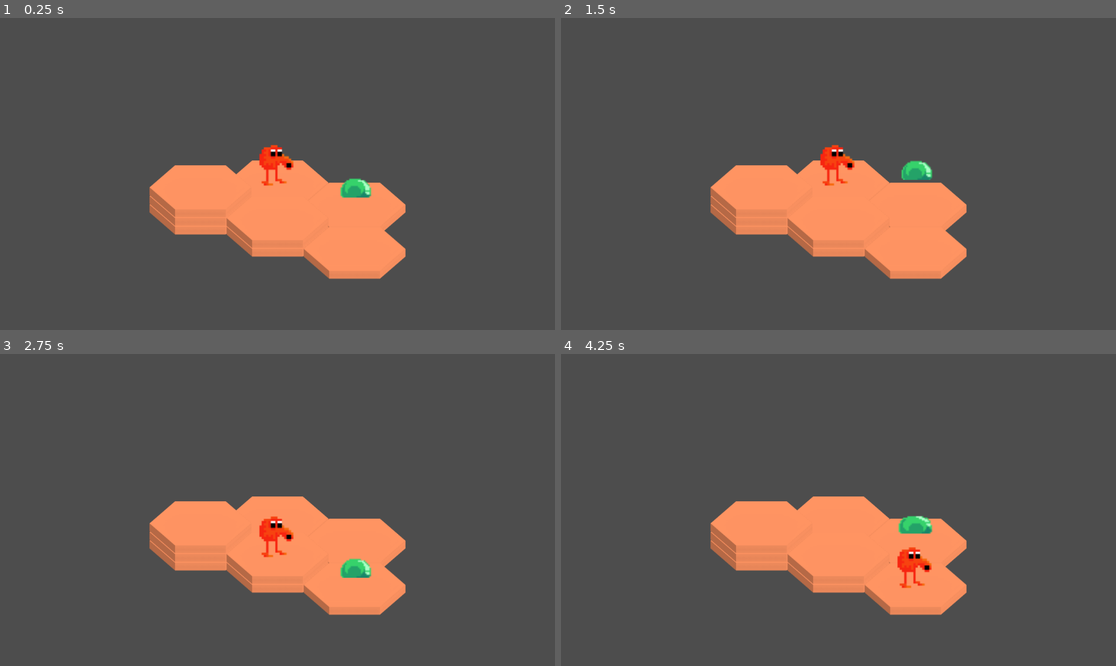
Above: before the commit, frames 1-4 (two rows, left to right).
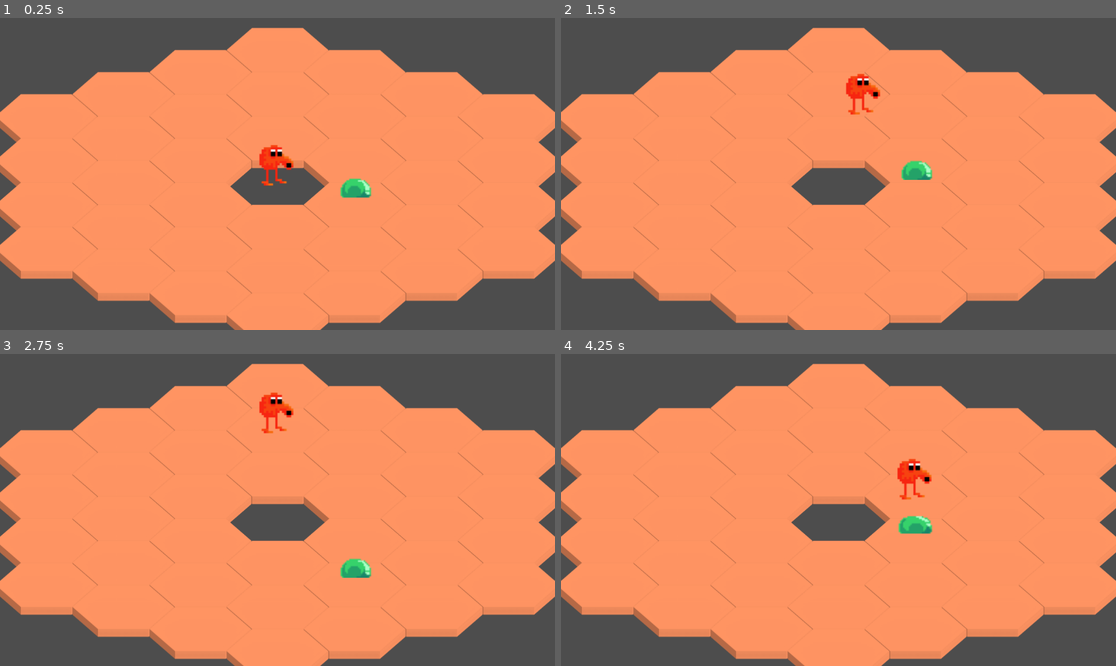
Above: after the commit, the same moments.

Repository: JayAiJoe/SlimeScaper
Game: Godot game, scene res://Scenes/map2d.tscn
Same seed, same stepped clock (60 frames per second), same inputs: the game is played once before the commit and once after it.
Inputs:
- Up to frame 1 (0.25 s): no input
- Up to frame 2 (1.5 s): hold Right (ui_right) 0.53-1.28 s; tap W (move_N) at 0.6 s; tap E (move_NE) at 0.8, 1.35 s; hold Down (ui_down) from 1.28 s (still down)
- Up to frame 3 (2.75 s): tap Q (move_NW) at 1.55, 2.1 s; release Down (ui_down) at 2.03 s; hold Right (ui_right) from 2.03 s (still down); tap S (move_S) at 2.3 s
- Up to frame 4 (4.25 s): release Right (ui_right) at 2.78 s; hold Up (ui_up) 2.78-3.53 s; tap S (move_S) at 2.85 s; tap D (move_SE) at 3.05, 3.6 s; hold Left (ui_left) from 3.53 s (still down); tap A (move_SW) at 3.8 s

The runs differ from the first frame. In frame 1, 66% of the frame differs, in the area x 0-100%, y 3-100%; in frame 2, 66%; in frame 3, 66%; in frame 4, 66%.

Commit message:
get coords in radius

Diff:
--- a/Autoloads/Utils.gd
+++ b/Autoloads/Utils.gd
@@ -1,4 +1,11 @@
 extends Node
+
+const DIR = {   "move_SE": Vector2(1,0),
+				"move_NE": Vector2(1,-1),
+				"move_N" : Vector2(0,-1),
+				"move_NW": Vector2(-1,0),
+				"move_SW": Vector2(-1,1),
+				"move_S" : Vector2(0,1),}
 
 const TILE_WIDTH = 320
 const TILE_LENGTH = 103
--- a/Scenes/Map2d.gd
+++ b/Scenes/Map2d.gd
@@ -6,16 +6,11 @@
 
 func _ready():
 	Utils.grid = self
-	add_new_tile(Vector2(1,1), "walow")
-	add_new_tile(Vector2(1,0), "walow")
-	add_new_tile(Vector2(0,1), "walow")
-	add_new_tile(Vector2(0,0), "walow")
-	add_new_tile(Vector2(-1,1), "walow")
-	add_new_tile(Vector2(-1,1), "walow")
-	add_new_tile(Vector2(-1,1), "walow")
-	add_new_tile(Vector2(0,1), "walow")
+	var coords = get_coords_in_radius(Vector2(0,0),3)
+	for coord in coords:
+		add_new_tile(coord)
 
-func add_new_tile(coordinates : Vector2, terrain : String) -> void:
+func add_new_tile(coordinates : Vector2, terrain = "dirt") -> void:
 	if coordinates in grid:
 		grid[coordinates].add_level(terrain)
 	else:
@@ -24,3 +19,19 @@
 		grid[coordinates] = new_tile
 		add_child(new_tile)
 	#fix global scaling
+
+func get_ring_coords(center:Vector2, radius:int) -> Array:
+	var result = []
+	var current = Vector2(-1,1)*radius
+
+	for dir in Utils.DIR:
+		for i in range(radius):
+			result.append(current)
+			current += Utils.DIR[dir]
+	return result
+
+func get_coords_in_radius(center:Vector2, radius:int) -> Array:
+	var results = []
+	for i in range(1,radius+1):
+		results += get_ring_coords(center, i)
+	return results
--- a/Scenes/tile_2d.gd
+++ b/Scenes/tile_2d.gd
@@ -3,6 +3,7 @@
 
 var coordinates  = Vector2(0,0)
 var levels = []
+@onready var highlight = $Highlight
 
 func _ready():
 	pass # Replace with function body.
@@ -25,6 +26,9 @@
 	levels.append(new_sprite)
 
 func get_top_pos() -> Vector2:
-	print(get_position())
-	print(-Utils.TILE_THICK*(levels.size()-1))
 	return get_position() + Vector2(0,-Utils.TILE_THICK*(levels.size()-1))
+
+func will_highlight(yes : bool) -> void:
+	if yes:
+		highlight.set_position(get_top_pos())
+	highlight.set_visible(yes)
--- a/Scenes/tile_2d.tscn
+++ b/Scenes/tile_2d.tscn
@@ -1,6 +1,12 @@
-[gd_scene load_steps=2 format=3 uid="uid://bsm07fu0icwjc"]
+[gd_scene load_steps=3 format=3 uid="uid://bsm07fu0icwjc"]
 
 [ext_resource type="Script" path="res://Scenes/tile_2d.gd" id="1_40qjr"]
+[ext_resource type="Texture2D" uid="uid://du8txr6gmqu4b" path="res://Assets/sample_tiles/highlight_tile.png" id="2_5vna0"]
 
 [node name="Tile2d" type="Node2D"]
 script = ExtResource("1_40qjr")
+
+[node name="Highlight" type="Sprite2D" parent="."]
+visible = false
+texture = ExtResource("2_5vna0")
+offset = Vector2(0, -103)
Binary file added: Assets/sample_tiles/highlight_tile.png
Not shown, added: Assets/sample_tiles/highlight_tile.png.import
Binary file changed: assets/sample_tiles/dirt_E.png
